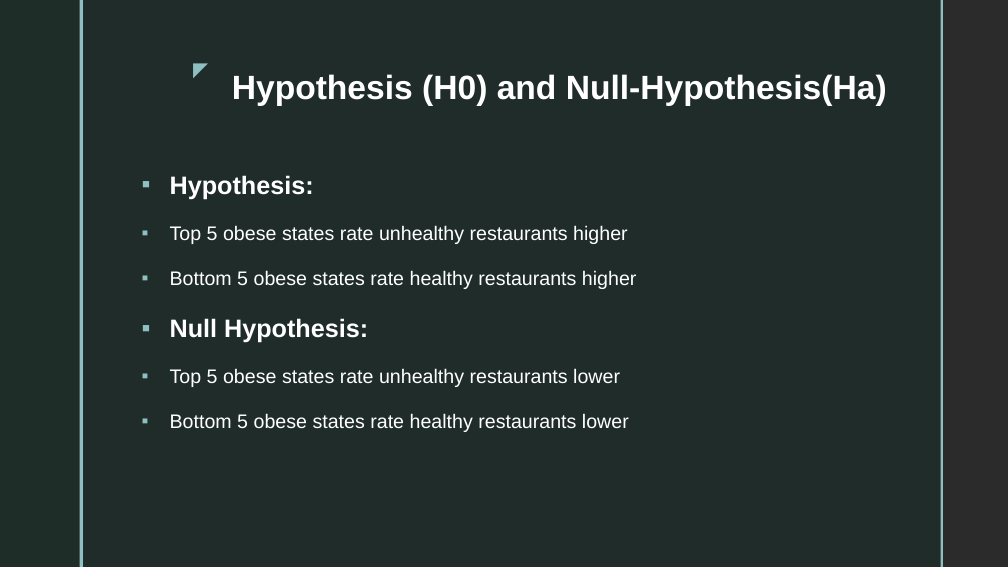
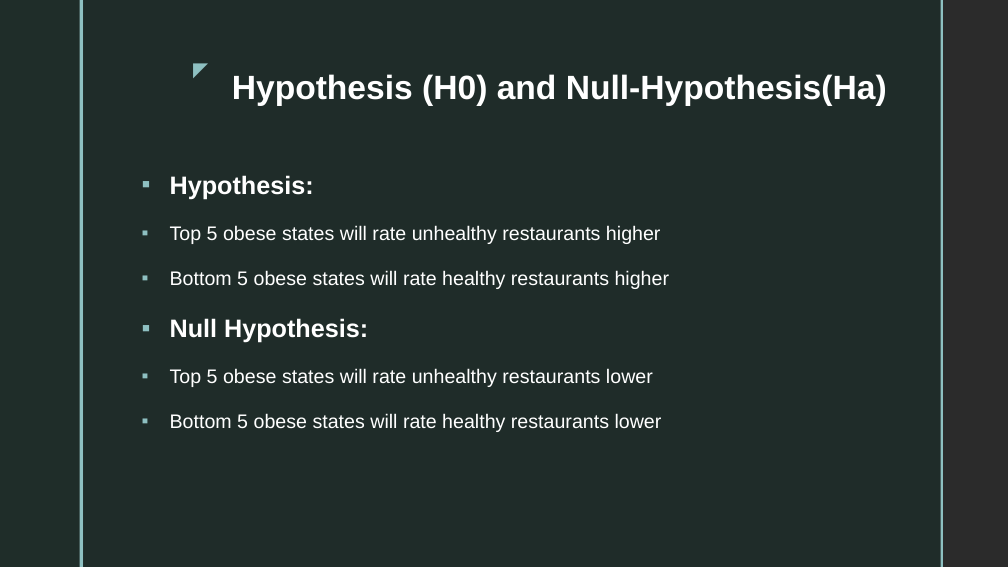
Before and after one commit to Arjun4391/DATA_SCIENCE_PROJECT1, a slide deck: slide 6 of Restaurants vs Obesity Project.pptx (slide 5 before the commit). Drawn at 1008x567 pixels with LibreOffice and Linux fonts; fonts in the diff are those of the drawing; background and template pictures are left out; a plain dark background stands for a picture behind light text. Boxes give left, top, right and bottom in pixels: in the first picture for what was removed or moved away, otherwise in the second. Text is boxed around its words. In the diff, an @@ line names an element or a change of style, - is before the commit and + after.

```diff
--- a/Restaurants vs Obesity Project.pptx
+++ b/Restaurants vs Obesity Project.pptx
@@ text at box(170, 225, 670, 289): text changed @@
-▪ Top 5 obese states rate unhealthy restaurants higher
-▪ Bottom 5 obese states rate healthy restaurants higher
+▪ Top 5 obese states will rate unhealthy restaurants higher
+▪ Bottom 5 obese states will rate healthy restaurants higher
@@ text at box(170, 368, 662, 432): text changed @@
-▪ Top 5 obese states rate unhealthy restaurants lower
-▪ Bottom 5 obese states rate healthy restaurants lower
+▪ Top 5 obese states will rate unhealthy restaurants lower
+▪ Bottom 5 obese states will rate healthy restaurants lower
```
Also in this commit, not shown: 2 other slides changed, 1 slide added, 2 other files.
